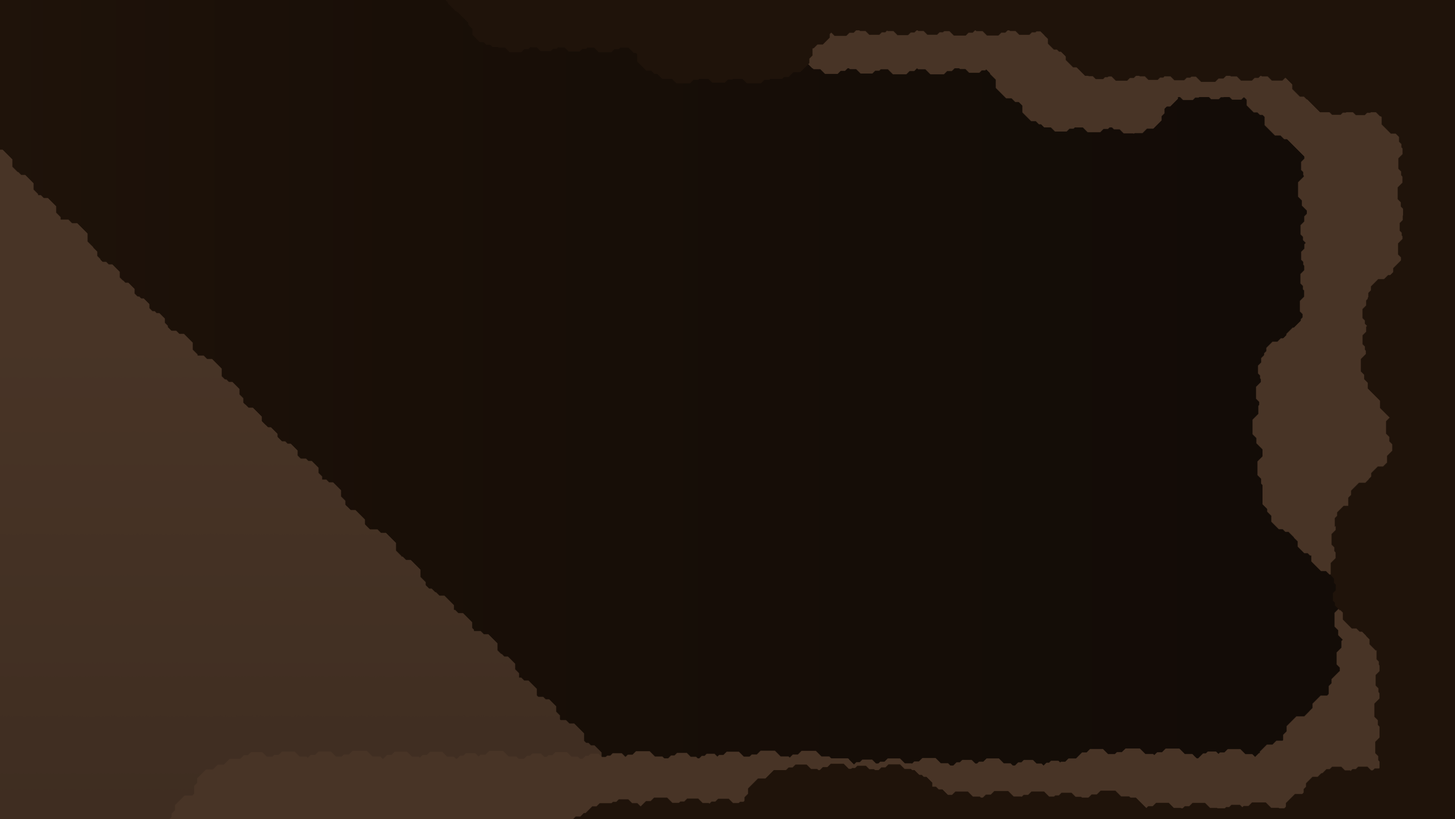
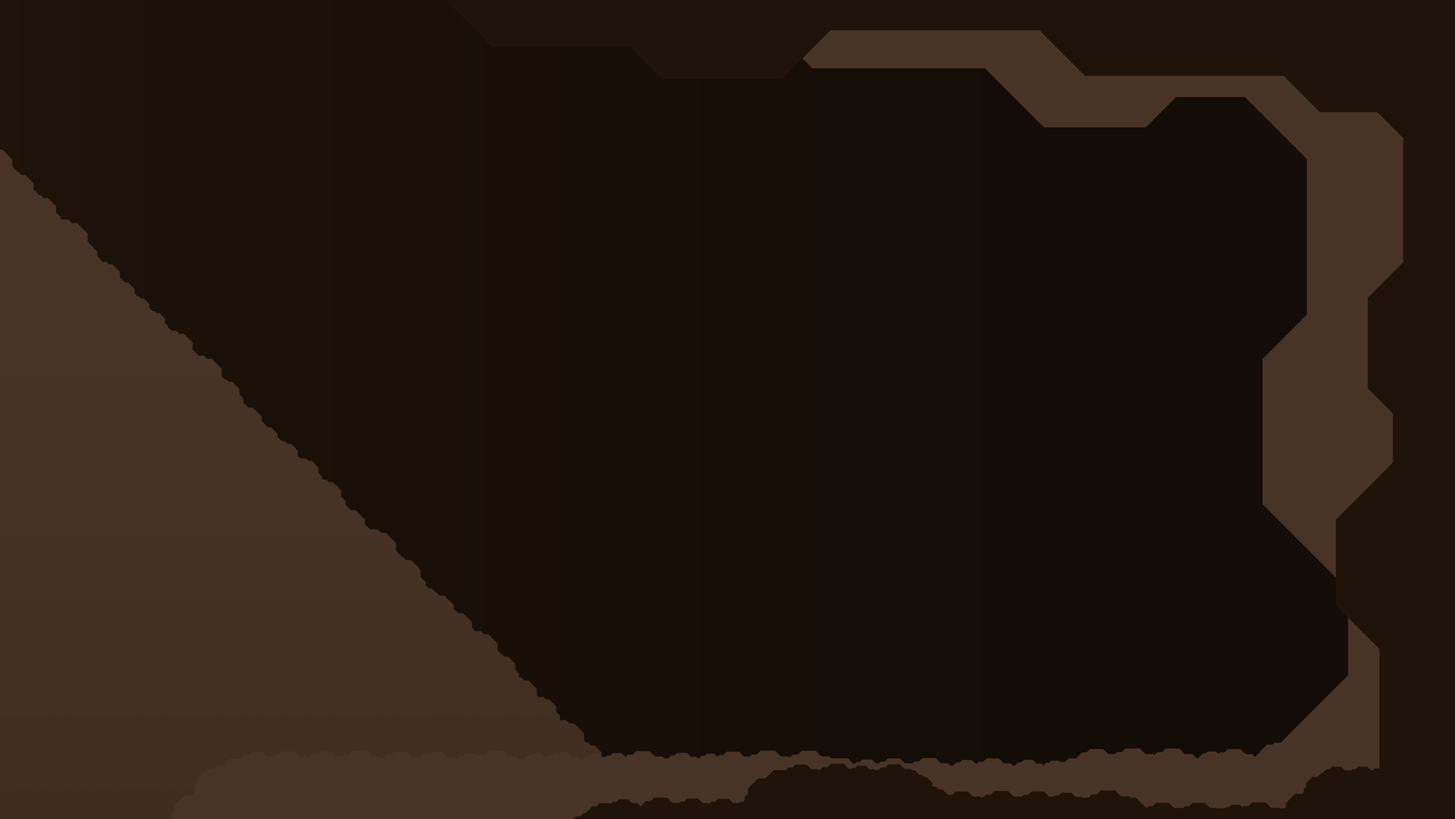
Before/after of a w=1455, h=819 layered artwork. What changed in the layer stack:
painted on "ForeGround" over [447, 2, 1404, 768]
painted on "PlayerGround 1" over [742, 30, 1349, 743]
